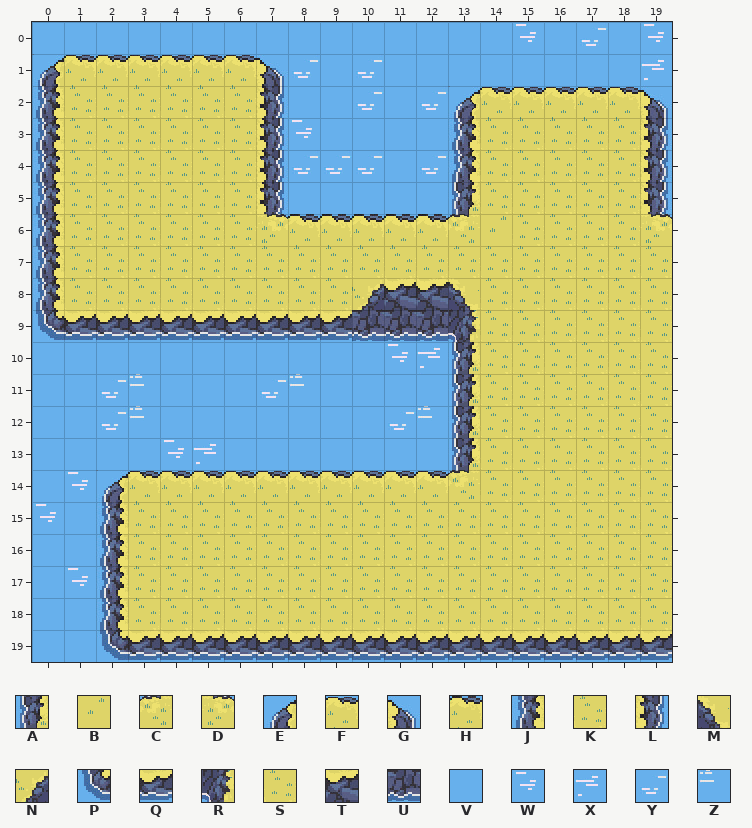
A Tiled map (JSON) gets an edit: assets/images/tiled/map001b.json. The picture above was drawn from the file before the commit.
Cells are 32x32 px. Shown: x 0..19, y 0..19.
Key: from "tileset-beach.json": A 32, B 33, C 62, D 64, E 90, F 91, G 92, H 97, J 120, K 121, L 122, M 123, N 124, P 150, Q 151, R 153, S 157, T 187, U 217, V 340, W 341, X 342, Y 371, Z 372.
_ is an empty cell.
Layer "Tile Layer 1" before, first column x 0:
 0 VVVVVVVVVVVVVVVWVYVW
 1 EFFFFFFGYVYVVVVVVVVX
 2 JKKKKKKLVVYVYEFFFFFG
 3 JKKKKKKLWVVVVJKKKKKL
 4 JKKKKKKLYYYVYJKKKKKL
 5 JKKKKKKLVVVVVAKKKKKL
 6 JKKKKKKDHHHHHCBKKKKD
 7 JKKKKKKKKKKKKKKKKKKS
 8 JKKKKKKKKKNTTMKKKKKS
 9 PQQQQQQQQQUUURKKKKKS
10 VVVVVVVVVVVWXAKKKKKS
11 VVYZVVVYZVVVVAKKKKKS
12 VVYZVVVVVVVYZAKKKKKS
13 VVVVWXVVVVVVVAKKKKKS
14 VWEFFFFFFFFFFCKKKKKS
15 WVJKKKKKKKKKKKKKKKKS
16 VVJKKKKKKKKKKKKKKKKS
17 VWJKKKKKKKKKKKKKKKKS
18 VVJKKKKKKKKKKKKKKKKS
19 VVPQQQQQQQQQQQQQQQQQ
And afterwards:
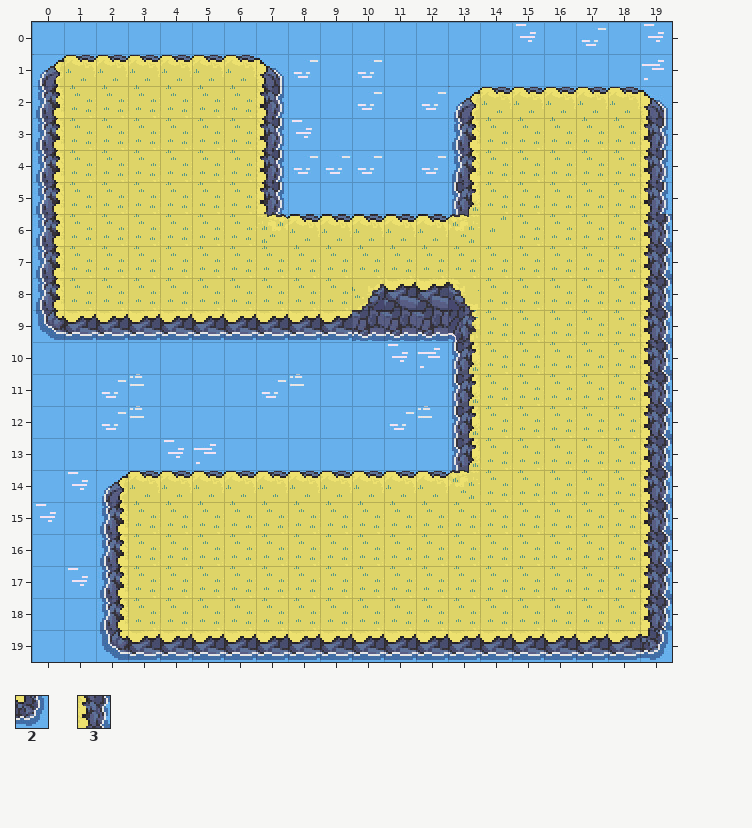
Further tiles: from "tileset-beach.json": 2 152, 3 158.
The edit:
Layer "Tile Layer 1":
y 6: x 19 D -> 3
y 7..18: x 19 S -> 3
y 19: x 19 Q -> 2
Boxes around the changes in both pictures, in picture pixels (x1, y1, x2, y2):
changed: (640, 214, 672, 660)
